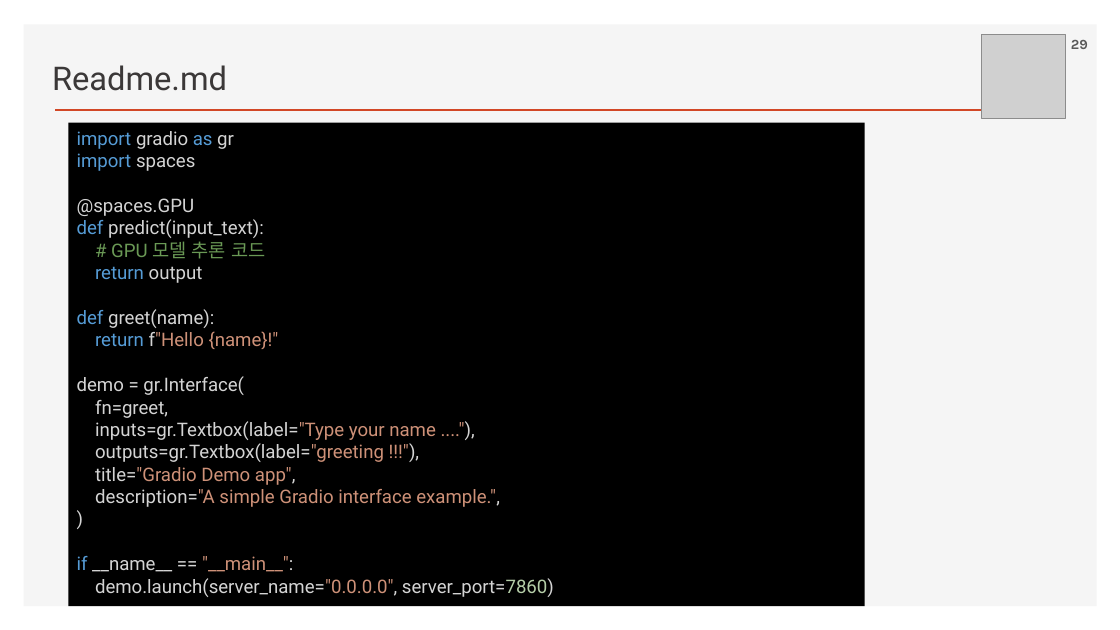
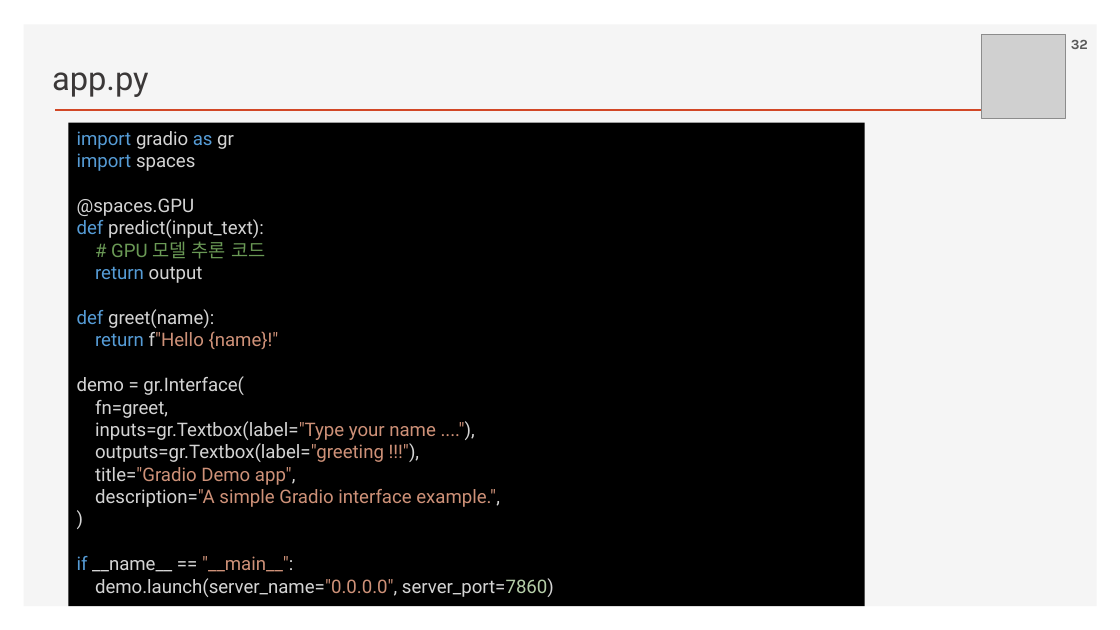
Before and after one commit to ancestor9/2026_Fall_Application-Deployment, a slide deck: slide 32 of App Deployment.pptx (slide 29 before the commit). Drawn at 1120x630 pixels with LibreOffice and Linux fonts; fonts in the diff are those of the drawing; grey boxes stand for pictures; background and template pictures are left out. Boxes give left, top, right and bottom in pixels: in the first picture for what was removed or moved away, otherwise in the second. Text is boxed around its words. In the diff, an @@ line names an element or a change of style, - is before the commit and + after.

```diff
--- a/App Deployment.pptx
+++ b/App Deployment.pptx
@@ page number at (1071,40,1088,49): text changed @@
-29
+32
@@ text at (52,72,149,97): text changed @@
-Readme.md
+app.py
```
Also in this commit, not shown: 1 other slide changed, 3 slides added.
